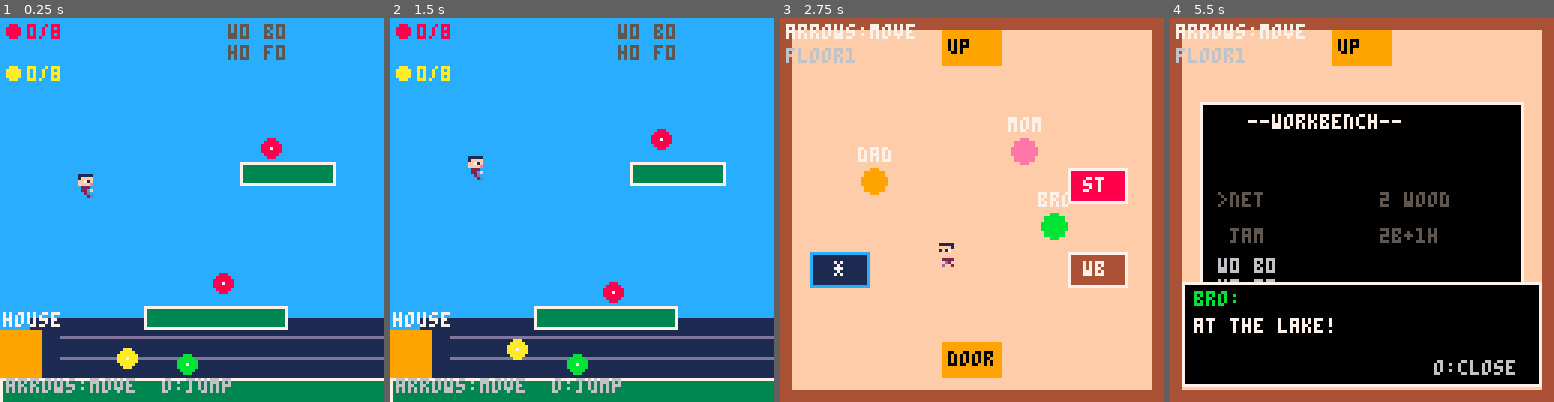
Above: before the commit, frames 1-4 (left to right).
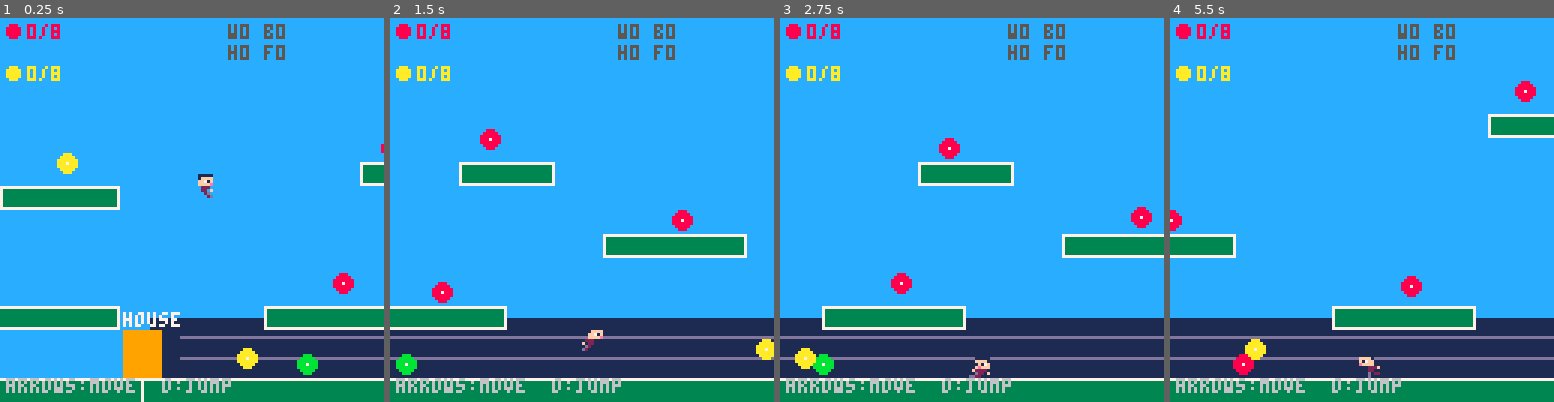
Above: after the commit, the same moments.

Repository: adelacrooz/game1-family-adventure
Game: PICO-8 cartridge game1.p8
Same seed, same stepped clock (60 frames per second), same inputs: the game is played once before the commit and once after it.
Inputs:
- Up to frame 1 (0.25 s): no input
- Up to frame 2 (1.5 s): tap O (Z key) at 0.33, 0.7, 1.43 s; tap X (X key) at 1.07 s
- Up to frame 3 (2.75 s): hold Left 1.97-2.37 s; tap X (X key) at 2.07, 2.4, 2.73 s; tap O (Z key) at 2.22 s; hold Down from 2.42 s (still down)
- Up to frame 4 (5.5 s): release Down at 2.82 s; hold Right 2.87-3.53 s; tap X (X key) every 0.33 s from 3.07 to 5.4 s; tap O (Z key) at 3.1, 3.98, 4.87 s; hold Up 3.58-4.08 s; hold Right 4.13-4.53 s; hold Down 4.58-5.08 s; hold Left from 5.13 s (still down)

The runs differ from the first frame. In frame 1, 17% of the frame differs, in the area x 0-100%, y 31-100%; in frame 2, 13%; in frame 3, 100%; in frame 4, 100%, in the area x 0-100%, y 0-100%.

Commit message:
feat: add dash system, seamless world wrap, and door prompt
Dash mechanic:
- Air dash: press O while airborne (8 directions, once per jump)
- Ground dash: double-tap X to burst in facing direction
- Ghost/afterimage trail during dash using pal() tinting
- suppress_lf flag avoids spurious landing flash after ground dash

World wrapping:
- Player now wraps across map edges instead of clamping
- Camera uses unclamped cam_x; draw_world_bg() drawn twice near edges
  for seamless looping visuals
- Ground platform extended 8px past edge to cover wrap seam

Door interaction:
- House door now requires O press while standing near it (was auto-enter on overlap)
- Shows "o:enter" prompt when player is within door hitbox
- near_door flag computed each frame

Physics tuning:
- jump_force reduced from -7 to -4.5 (shorter, tighter hop)
- Post-dash coast: holding X after dash briefly maintains speed above normal cap

Co-Authored-By: Claude Sonnet 4.6 <noreply@anthropic.com>

Diff:
--- a/game1.p8
+++ b/game1.p8
@@ -23,6 +23,12 @@
  p.x,p.y=sp.x,sp.y
  p.vx,p.vy=0,0
  p.on_ground=false
+ p.can_dash=true
+ dash_timer=0
+ ghosts={}
+ prev_o=false
+ prev_x=false
+ x_tap_timer=0
  if s=="outdoor" then music(0,7) end
 end
 
@@ -31,19 +37,31 @@
 -- ===========================
 p={x=24,y=40,vx=0,vy=0,w=6,h=8,on_ground=false,
    anim_t=0,facing=1,land_flash=0,is_dir_flash=false,
-   prev_on_ground=false,prev_vx=0,air_sprint=false}
+   prev_on_ground=false,prev_vx=0,air_sprint=false,can_dash=true}
 coyote_timer=0
 jump_buffer=0
+dash_timer=0
+dash_dvx=0
+dash_dvy=0
+dash_spr=6
+suppress_lf=false
+ghosts={}
+prev_o=false
+prev_x=false
+x_tap_timer=0
 
 -- outdoor physics constants
 gravity=0.35
 max_fall=4
-jump_force=-7
+jump_force=-4.5
 move_speed=2.2
 move_accel=0.4
 ground_friction=0.82
 coyote_frames=6
 jump_buffer_frames=5
+dash_spd=6.5
+dash_frames=6
+double_tap_frames=10
 
 -- indoor speed
 indoor_spd=1.5
@@ -53,7 +71,7 @@
 -- ===========================
 level_width=960
 platforms={
- {0,120,level_width,16},  -- ground
+ {0,120,level_width+8,16},  -- ground (extended 8px past edge to cover wrap seam)
  {48,96,48,8},
  {128,72,48,8},
  {208,96,48,8},
@@ -168,6 +186,7 @@
 }
 
 near_node=nil      -- set each frame in update_outdoor
+near_door=false    -- true when player is touching the house door
 res_flash=0        -- pickup feedback countdown
 last_gathered=""   -- type name of last gathered resource
 
@@ -619,6 +638,7 @@
  p.on_ground=false
  coyote_timer=0
  jump_buffer=0
+ dash_timer=0
 end
 
 -- ===========================
@@ -630,8 +650,9 @@
  local grnd=scene~="outdoor" or p.on_ground
  -- landing flash
  if grnd and not p.prev_on_ground then
-  p.land_flash=10
-  p.is_dir_flash=false
+  if suppress_lf then suppress_lf=false
+  else p.land_flash=10 p.is_dir_flash=false
+  end
  end
  -- direction-change flash (while running)
  if grnd and p.land_flash<=0 and btn(5)
@@ -652,6 +673,7 @@
  local fx=p.facing<0
  if p.land_flash>0 then return 8,p.is_dir_flash~=fx end
  if not grnd then
+  if dash_timer>0 then return 6,fx end
   if p.vy<0 then return 6,fx else return 7,fx end
  end
  if abs(p.vx)>0.1 then
@@ -697,26 +719,57 @@
   end
  end
 
+ -- house door proximity
+ near_door=rect_overlap(p.x,p.y,p.w,p.h,hdoor.x,hdoor.y,hdoor.w,hdoor.h)
+
  if p.on_ground then
   coyote_timer=coyote_frames
+  p.can_dash=true
  else
   coyote_timer=max(0,coyote_timer-1)
  end
  if jump_buffer>0 then jump_buffer-=1 end
 
- if p.on_ground then p.air_sprint=btn(5) end
- local spd=p.air_sprint and move_speed*1.7 or move_speed
- if btn(0) then
-  p.vx=max(-spd,p.vx-move_accel)
- elseif btn(1) then
-  p.vx=min(spd,p.vx+move_accel)
- elseif p.on_ground then
-  p.vx*=ground_friction
-  if abs(p.vx)<0.1 then p.vx=0 end
- end
-
- if btnp(4) then
-  if near_critter and inv.net>0 then
+ if dash_timer>0 then
+  dash_timer-=1
+  p.vx=dash_dvx
+  p.vy=dash_dvy
+  if dash_timer==0 then
+   p.vy=p.vy*0.3
+   if dash_spr==3 then suppress_lf=true end
+  end
+  if dash_timer>0 and dash_timer%2==0 and not p.on_ground then
+   add(ghosts,{x=p.x,y=p.y,fx=p.facing<0,t=8,s=dash_spr})
+  end
+ else
+  if p.on_ground then p.air_sprint=btn(5) end
+  local spd=p.air_sprint and move_speed*1.7 or move_speed
+  local sprint_spd=move_speed*1.7
+  if btn(0) then
+   if p.vx<-sprint_spd and btn(5) then
+    -- post-dash coast: hold X to maintain speed
+   elseif p.vx>-spd then p.vx=max(-spd,p.vx-move_accel)
+   else p.vx=max(-spd,p.vx+move_accel)
+   end
+  elseif btn(1) then
+   if p.vx>sprint_spd and btn(5) then
+    -- post-dash coast: hold X to maintain speed
+   elseif p.vx<spd then p.vx=min(spd,p.vx+move_accel)
+   else p.vx=max(spd,p.vx-move_accel)
+   end
+  elseif p.on_ground then
+   p.vx*=ground_friction
+   if abs(p.vx)<0.1 then p.vx=0 end
+  end
+  p.vy=min(p.vy+gravity,max_fall)
+ end
+
+ local o_press=btn(4) and not prev_o
+ if o_press then
+  if near_door then
+   goto_scene("floor1")
+   return
+  elseif near_critter and inv.net>0 then
    caught[near_critter.typ]=true
    dset(critter_slot[near_critter.typ],1)
    del(critters,near_critter)
@@ -725,6 +778,26 @@
    inv[near_node.typ]+=1
    last_gathered=near_node.typ
    res_flash=30
+  elseif not p.on_ground and p.can_dash then
+   -- air dash: press o while airborne (once per jump)
+   local dx=0
+   if btn(0) then dx=-1 elseif btn(1) then dx=1 end
+   local dy=0
+   if btn(2) then dy=-1 elseif btn(3) then dy=1 end
+   if dx==0 and dy==0 then dx=p.facing end
+   if dx~=0 and dy~=0 then
+    dash_dvx=dx*dash_spd*0.71
+    dash_dvy=dy*dash_spd*0.71
+   else
+    dash_dvx=dx*dash_spd
+    dash_dvy=dy*dash_spd
+   end
+   p.vx=dash_dvx
+   p.vy=dash_dvy
+   dash_spr=6
+   add(ghosts,{x=p.x,y=p.y,fx=p.facing<0,t=8,s=6})
+   dash_timer=dash_frames
+   p.can_dash=false
   else
    jump_buffer=jump_buffer_frames
   end
@@ -733,20 +806,42 @@
   do_jump()
  end
 
- p.vy=min(p.vy+gravity,max_fall)
+ -- ground dash: double-tap x
+ local x_press=btn(5) and not prev_x
+ if x_tap_timer>0 then x_tap_timer-=1 end
+ if x_press then
+  if x_tap_timer>0 and p.on_ground then
+   x_tap_timer=0
+   local dx=0
+   if btn(0) then dx=-1 elseif btn(1) then dx=1 end
+   if dx==0 then dx=p.facing end
+   dash_dvx=dx*dash_spd
+   dash_dvy=0
+   dash_spr=3
+   p.vx=dash_dvx
+   dash_timer=dash_frames
+  else
+   x_tap_timer=double_tap_frames
+  end
+ end
 
  resolve_x_out()
  resolve_y_out()
 
  if p.on_ground and jump_buffer>0 then do_jump() end
 
- p.x=mid(0,p.x,level_width-p.w)
+ -- wrap player across map edges (at exact boundary for cam continuity)
+ if p.x >= level_width then p.x-=level_width
+ elseif p.x < 0 then p.x+=level_width
+ end
  collect_notes()
  update_critters()
-
- if rect_overlap(p.x,p.y,p.w,p.h,hdoor.x,hdoor.y,hdoor.w,hdoor.h) then
-  goto_scene("floor1")
- end
+ for g in all(ghosts) do
+  g.t-=1
+  if g.t<=0 then del(ghosts,g) end
+ end
+ prev_o=btn(4)
+ prev_x=btn(5)
  update_player_anim()
 end
 
@@ -817,13 +912,9 @@
  end
 end
 
-function draw_outdoor()
- cls(1)
- local cam_x=mid(0,p.x-64,level_width-128)
- camera(cam_x,0)
-
+-- draws the world background (called twice for seamless looping)
+function draw_world_bg()
  rectfill(0,0,level_width,120,12)
-
  -- mountains
  rectfill(560,70,680,120,5)
  rectfill(578,50,662,70,5)
@@ -835,43 +926,64 @@
  rectfill(742,36,798,56,5)
  rectfill(760,20,780,36,5)
  rectfill(759,17,781,23,7)
-
  -- lake
  rectfill(10,96,390,120,1)
  rectfill(10,96,390,99,12)
  line(20,106,380,106,13)
  line(20,113,380,113,13)
-
  -- platforms
  for pl in all(platforms) do
   rectfill(pl[1],pl[2],pl[1]+pl[3]-1,pl[2]+pl[4]-1,3)
   rect(pl[1],pl[2],pl[1]+pl[3]-1,pl[2]+pl[4]-1,7)
  end
-
- -- critters
  draw_critters()
-
  -- resource nodes
  for rn in all(res_nodes) do
   circfill(rn.x+3,rn.y+3,5,rn.col)
   pset(rn.x+3,rn.y+3,7)
  end
-
- -- music notes (bobbing circles)
+ -- music notes (bobbing)
  for n in all(notes) do
   local by=flr(n.y+sin(note_t/60+n.id*0.13)*2)
   circfill(n.x+2,by+2,3,n.c)
-  pset(n.x+2,by+2,7)  -- white center
- end
-
+  pset(n.x+2,by+2,7)
+ end
  -- house door
  rectfill(hdoor.x,hdoor.y,hdoor.x+hdoor.w-1,119,9)
  print("house",1,hdoor.y-6,7)
-
- -- player
+ if near_door then
+  print("o:enter",1,hdoor.y-14,7)
+ end
+end
+
+function draw_outdoor()
+ cls(1)
+ local cam_x=p.x-64  -- unclamped for seamless loop
+
+ -- primary world draw
+ camera(cam_x,0)
+ draw_world_bg()
+
+ -- secondary draw to show the far end of the world near each edge
+ if cam_x>level_width-128 then
+  camera(cam_x-level_width,0)
+  draw_world_bg()
+ elseif cam_x<0 then
+  camera(cam_x+level_width,0)
+  draw_world_bg()
+ end
+
+ -- dash ghosts and player (primary world space)
+ camera(cam_x,0)
+ for g in all(ghosts) do
+  local gc=g.t>4 and 7 or 1
+  for c=1,15 do pal(c,gc) end
+  spr(g.s,g.x-1,g.y,1,1,g.fx)
+  pal()
+ end
  draw_player()
 
- -- capture prompt (world space, above critter)
+ -- prompts (world space)
  if near_critter then
   if inv.net>0 then
    print("o:catch",near_critter.x-6,near_critter.y-10,7)
@@ -879,14 +991,12 @@
    print("need net",near_critter.x-8,near_critter.y-10,8)
   end
  end
-
- -- gather prompt (drawn in world space, above player)
  if near_node then
   print("o:"..near_node.typ,p.x-10,p.y-10,7)
  end
 
  camera()
- -- note HUD: colored dot + count
+ -- note HUD
  circfill(4,4,2,8)  print(inv_notes.r.."/8",9, 2,8)
  circfill(4,11,2,12) print(inv_notes.b.."/8",9, 9,12)
  circfill(4,18,2,10) print(inv_notes.y.."/8",9,16,10)
Not shown, changed: 32 lines of the sprite sheet (__gfx__) section of game1.p8
